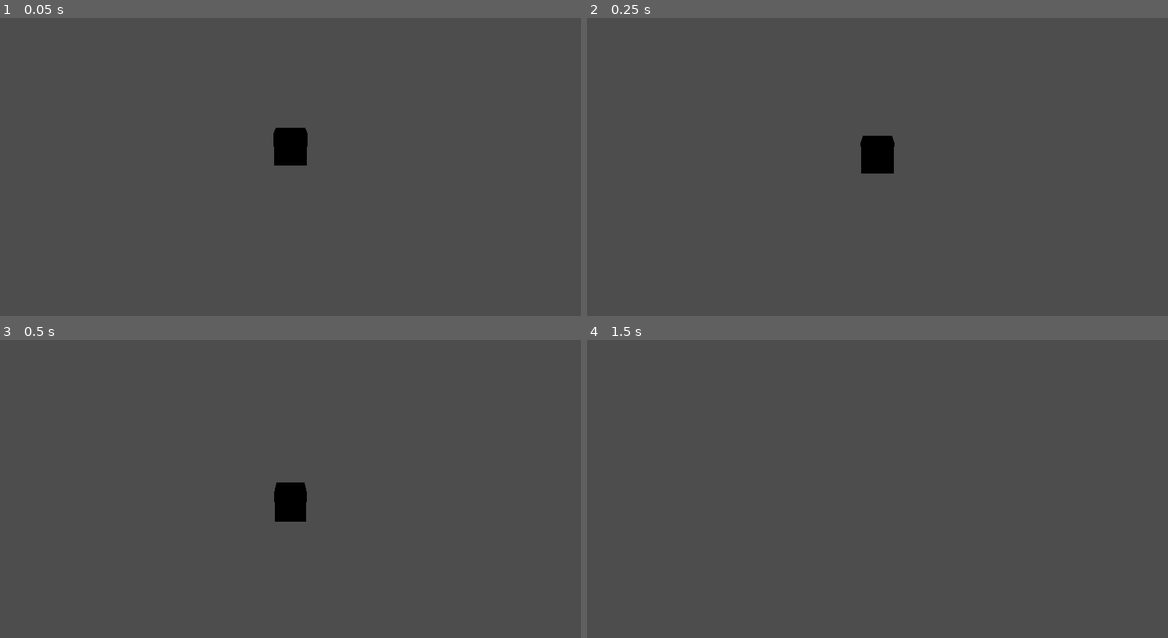
Above: before the commit, frames 1-4 (two rows, left to right).
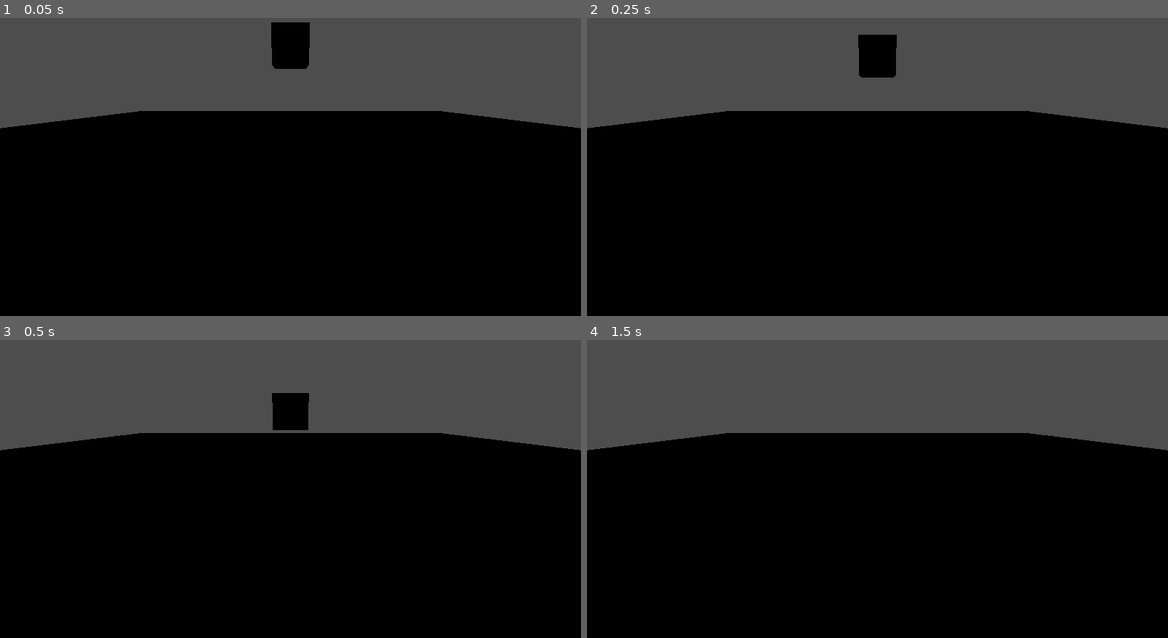
Above: after the commit, the same moments.

Repository: CKMurison/Move-and-Dodge
Game: Godot game, scene res://level.tscn
Same seed, same stepped clock (60 frames per second), same inputs: the game is played once before the commit and once after it. The project has no main scene, so this scene is started directly.
Inputs:
- Up to frame 1 (0.05 s): no input
- Up to frame 2 (0.25 s): no input
- Up to frame 3 (0.5 s): no input
- Up to frame 4 (1.5 s): no input

The runs differ from the first frame. In frame 1, 68% of the frame differs, in the area x 0-100%, y 1-100%; in frame 2, 68%; in frame 3, 67%; in frame 4, 67%.

Commit message:
floor added to scene

Diff:
--- a/level.tscn
+++ b/level.tscn
@@ -1,12 +1,19 @@
-[gd_scene load_steps=3 format=3 uid="uid://jo2i1kcwr46c"]
+[gd_scene load_steps=5 format=3 uid="uid://jo2i1kcwr46c"]
 
 [sub_resource type="BoxShape3D" id="BoxShape3D_v0c6m"]
 
 [sub_resource type="BoxMesh" id="BoxMesh_f2811"]
 
+[sub_resource type="BoxShape3D" id="BoxShape3D_rfc6g"]
+size = Vector3(30, 1, 30)
+
+[sub_resource type="BoxMesh" id="BoxMesh_2fl5p"]
+size = Vector3(30, 1, 30)
+
 [node name="Level" type="Node3D"]
 
 [node name="Box" type="RigidBody3D" parent="."]
+transform = Transform3D(1, 0, 0, 0, 1, 0, 0, 0, 1, 0, 2.8784, 0)
 
 [node name="CollisionShape3D" type="CollisionShape3D" parent="Box"]
 shape = SubResource("BoxShape3D_v0c6m")
@@ -16,3 +23,12 @@
 
 [node name="Camera3D" type="Camera3D" parent="."]
 transform = Transform3D(1, 0, 0, 0, 0.962337, 0.27186, 0, -0.27186, 0.962337, 0, 1.63752, 6.66937)
+
+[node name="Floor" type="StaticBody3D" parent="."]
+transform = Transform3D(1, 0, 0, 0, 1, 0, 0, 0, 1, 0, -0.628818, 0)
+
+[node name="CollisionShape3D" type="CollisionShape3D" parent="Floor"]
+shape = SubResource("BoxShape3D_rfc6g")
+
+[node name="MeshInstance3D" type="MeshInstance3D" parent="Floor"]
+mesh = SubResource("BoxMesh_2fl5p")
